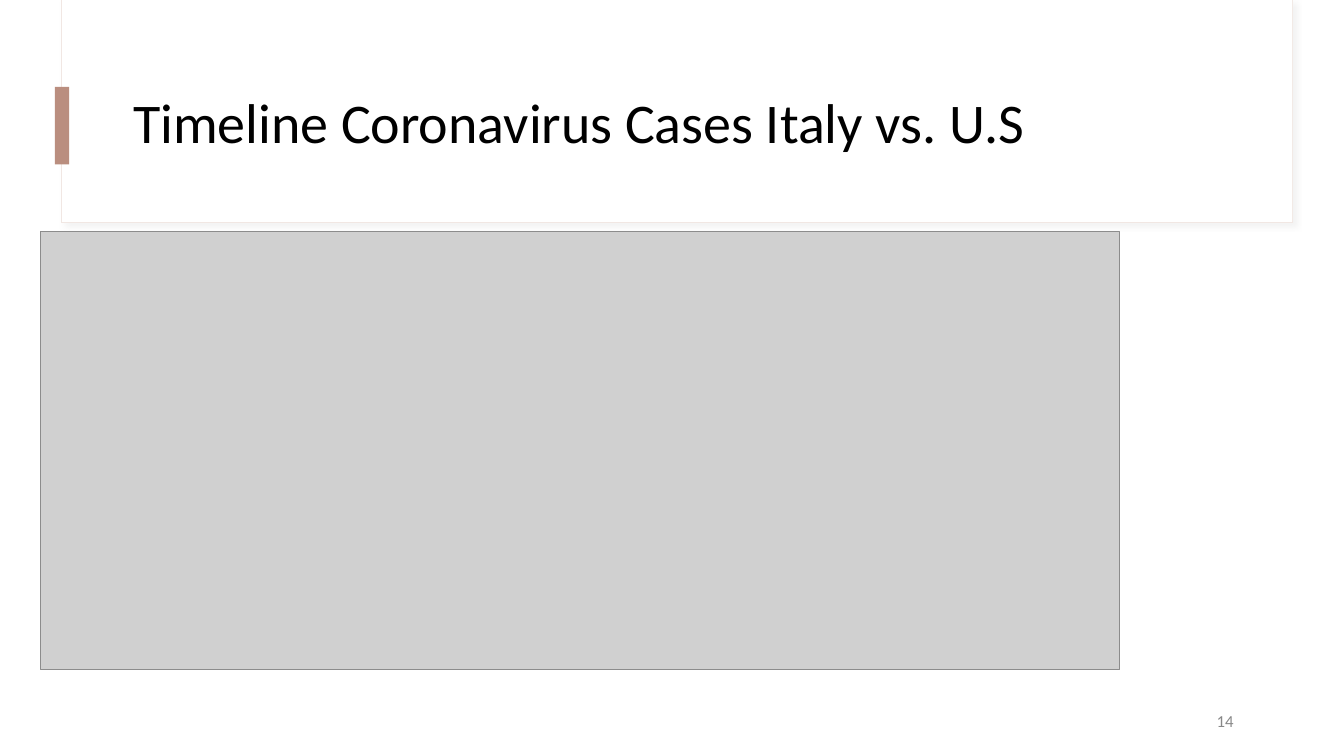
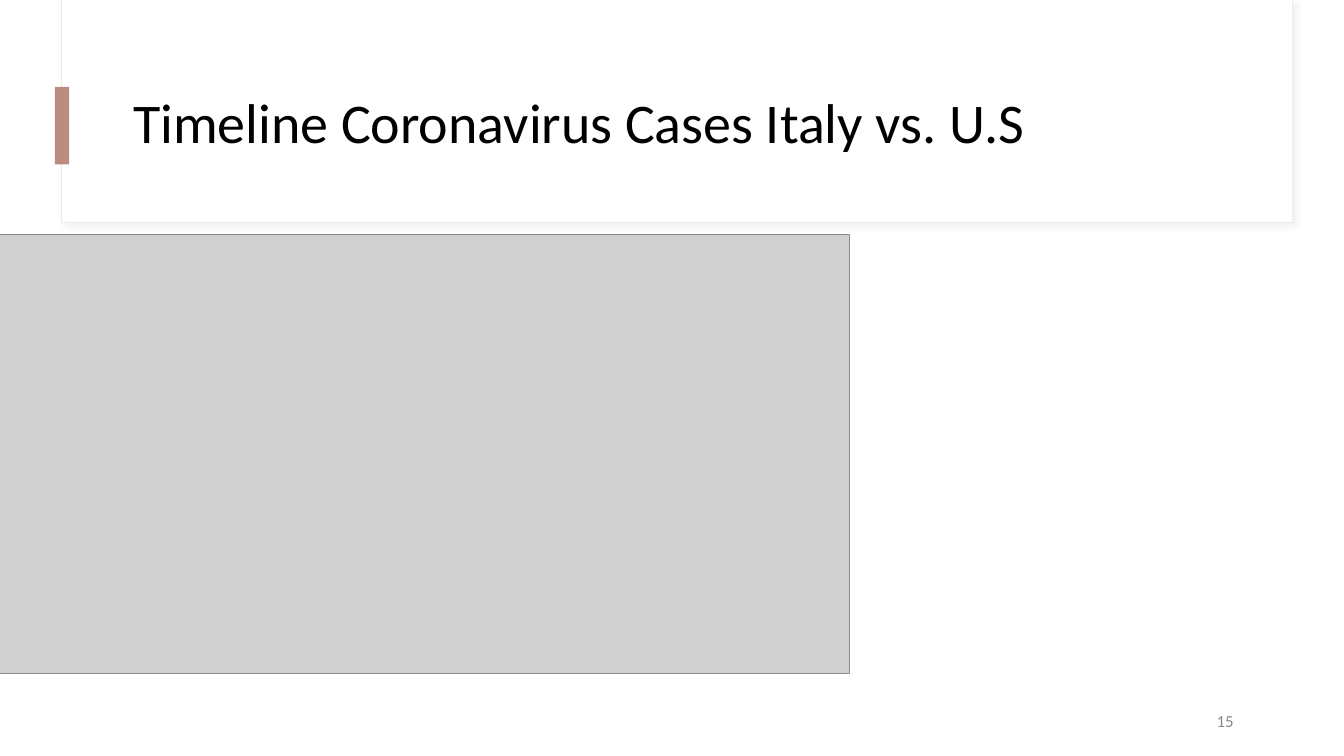
Before and after one commit to DataAnalyst77002/Projects_01, a slide deck: slide 15 of Group_8/Project_01_Group_08.pptx (slide 14 before the commit). Drawn at 1344x756 pixels with LibreOffice and Linux fonts; fonts in the diff are those of the drawing; grey boxes stand for pictures. Boxes give left, top, right and bottom in pixels: in the first picture for what was removed or moved away, otherwise in the second. Text is boxed around its words. In the diff, an @@ line names an element or a change of style, - is before the commit and + after.

```diff
--- a/Group_8/Project_01_Group_08.pptx
+++ b/Group_8/Project_01_Group_08.pptx
@@ picture: place and size @@
-picture at <box>41,231,1120,669</box>
+picture at <box>0,235,850,674</box>
@@ page number at <box>1217,716,1234,727</box>: text changed @@
-14
+15
```
Also in this commit, not shown: 4 other slides changed, 1 slide added, 3 other files.
